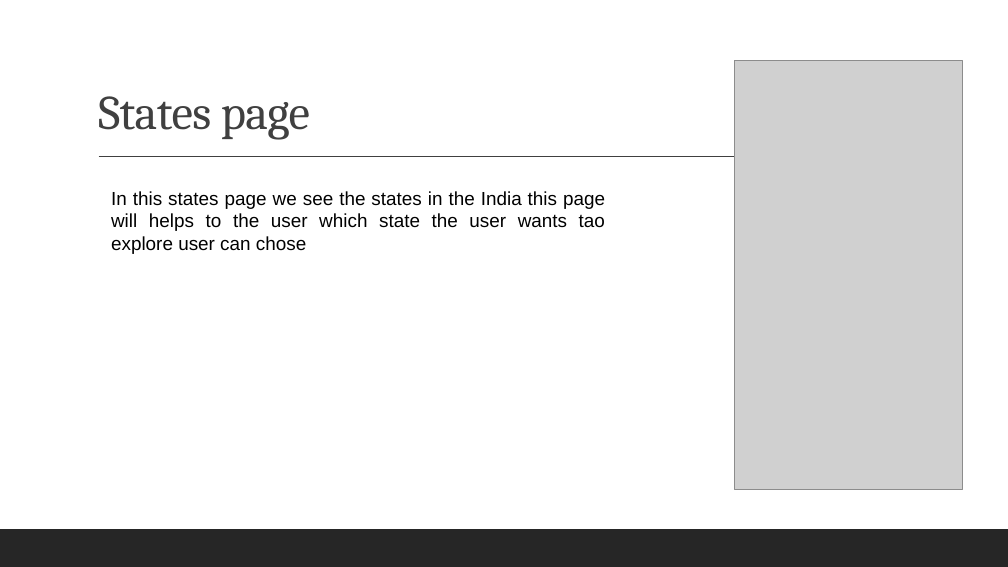
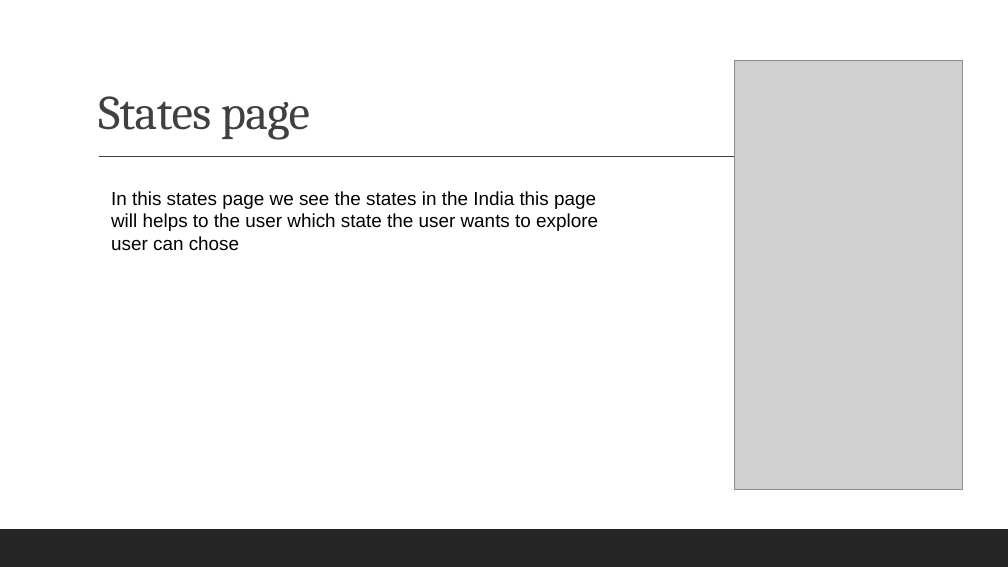
Before and after one commit to 423165-web/Explore-It-, a slide deck: slide 13 of Explore it an android app.pptx (slide 11 before the commit). Drawn at 1008x567 pixels with LibreOffice and Linux fonts; fonts in the diff are those of the drawing; grey boxes stand for pictures. Boxes give left, top, right and bottom in pixels: in the first picture for what was removed or moved away, otherwise in the second. Text is boxed around its words. In the diff, an @@ line names an element or a change of style, - is before the commit and + after.

```diff
--- a/Explore it an android app.pptx
+++ b/Explore it an android app.pptx
@@ text at (111,191,598,251): text changed @@
-In this states page we see the states in the India this page will helps to the user which state the user wants tao explore user can chose
+In this states page we see the states in the India this page will helps to the user which state the user wants to explore user can chose
```
Also in this commit, not shown: 11 other slides changed, 2 slides added.
